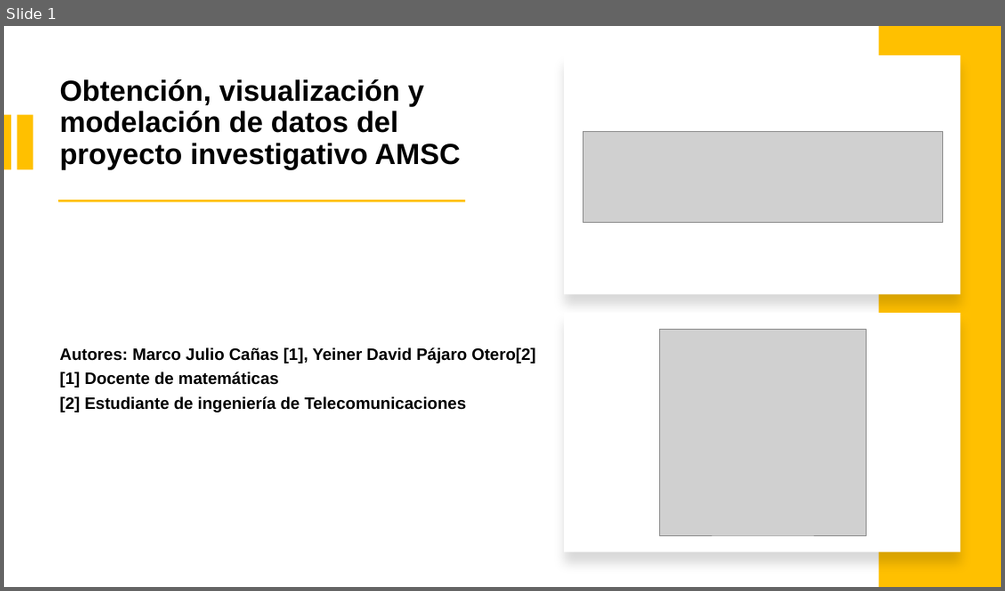
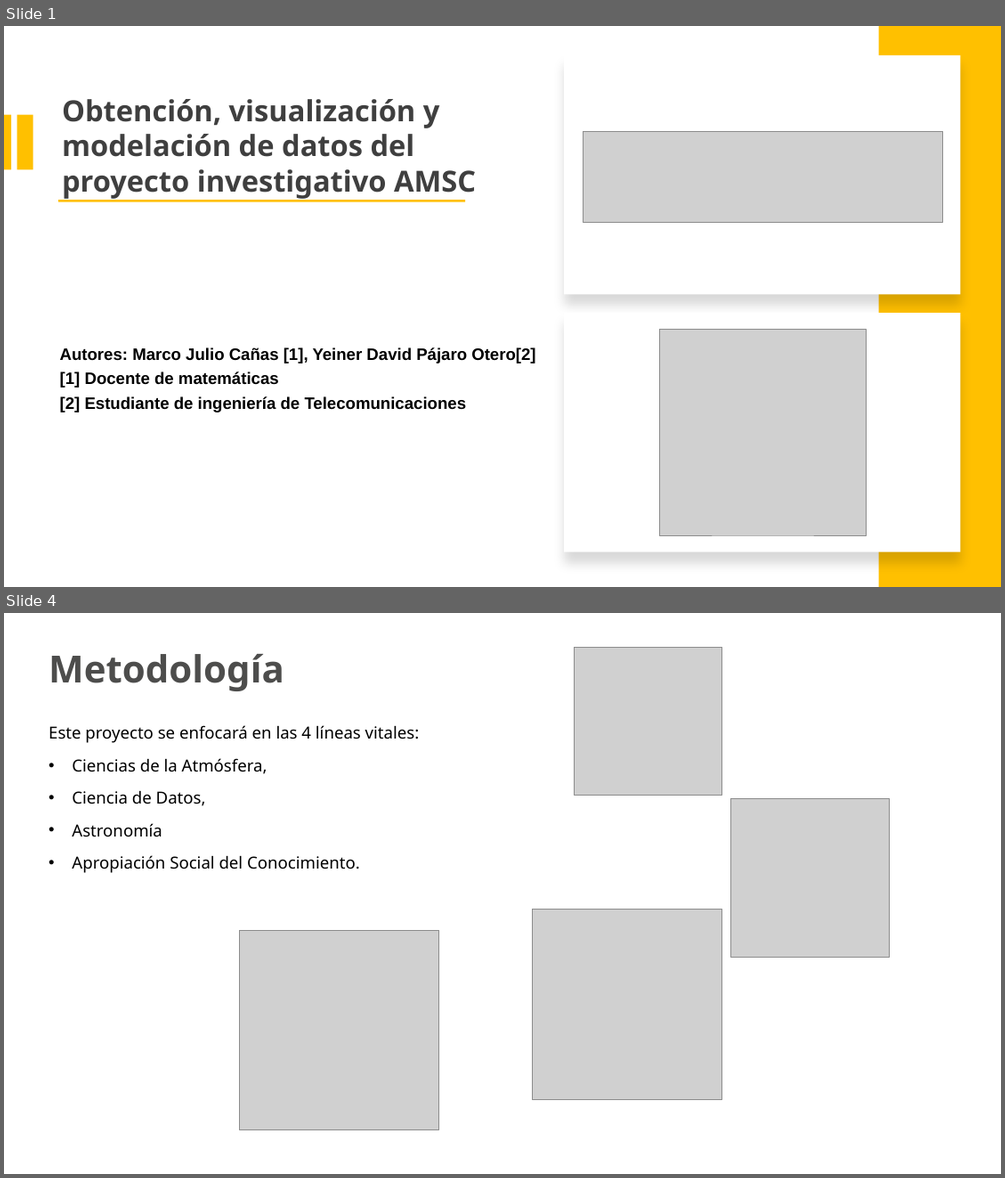
Before and after one commit to marco-canas/cumplea-os_oficina_docentes, a slide deck: ponencia_sena_obtencion_visualizacion_modelacion_AMSC/presentacion_yeiner_marco_obtencion_visualizacion_modelacion.pptx. Shown one above the other, each under a label of ours: slide 1 before the commit, slides 1 and 4 after it; the slides between them are not shown. The pictures are 1005x591 and 1005x1178 pixels, drawn with LibreOffice and Linux fonts; fonts in the diff are those of the drawing; grey boxes stand for pictures; background and template pictures are left out. Boxes give left, top, right and bottom in pixels: in the first picture for what was removed or moved away, otherwise in the second. Text is boxed around its words. In the diff, an @@ line names an element or a change of style, - is before the commit and + after.

```diff
--- a/ponencia_sena_obtencion_visualizacion_modelacion_AMSC/presentacion_yeiner_marco_obtencion_visualizacion_modelacion.pptx
+++ b/ponencia_sena_obtencion_visualizacion_modelacion_AMSC/presentacion_yeiner_marco_obtencion_visualizacion_modelacion.pptx
@@ slide 4 added at [4,613,1001,1174], background picture (left out) @@
@@ text added at [48,654,284,691], 36 pt, text #4D4D4C, bold @@
+Metodología
@@ picture added at [574,648,722,795] @@
@@ text added at [48,725,420,873], 16 pt, text #000000 @@
+Este proyecto se enfocará en las 4 líneas vitales:
+• Ciencias de la Atmósfera,
+• Ciencia de Datos,
+• Astronomía
+• Apropiación Social del Conocimiento.
@@ picture added at [731,798,890,957] @@
@@ picture added at [240,930,439,1130] @@
@@ picture added at [532,909,722,1099] @@
@@ slide 1 changed as well @@
@@ text "Obtención, visualización y modelación de ...": place and size @@
-text "Obtención, visualización y modelación de ..." at [60,79,461,169]
+text "Obtención, visualización y modelación de ..." at [62,99,476,199]
@@ text "Obtención, visualización y modelación de ..." at [62,99,476,199]: font Arial to Noto Sans, text colour #000000 to #3F3F3F; line spacing 0.9 to 1; less space between paragraphs; vertical alignment middle to top @@
```
Also in this commit, not shown: 1 other slide changed, 3 other slides added, 6 slides removed, 2 other files.
